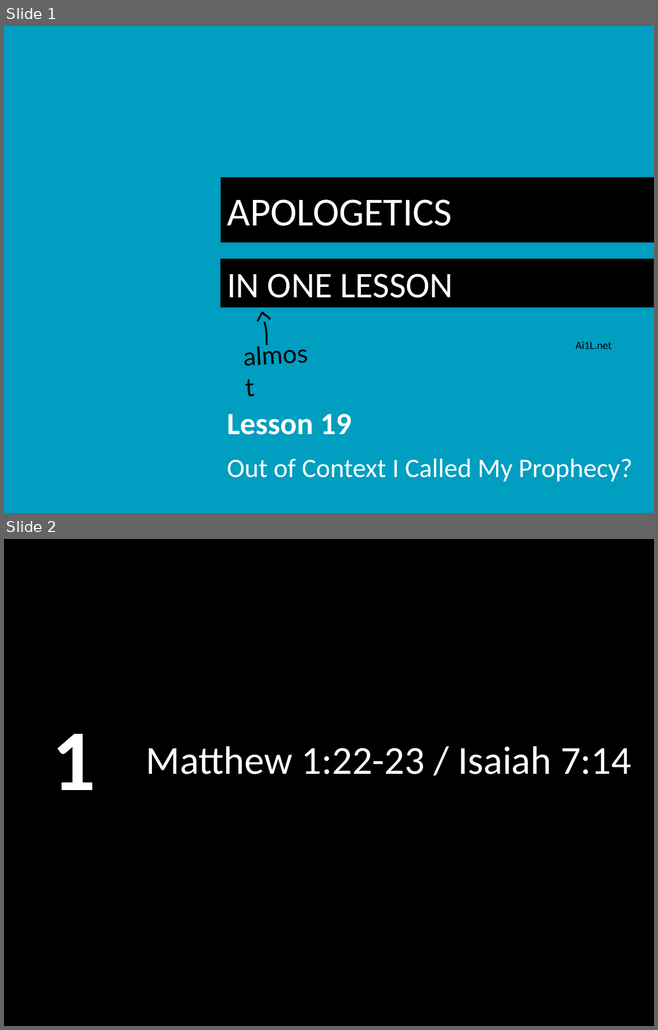
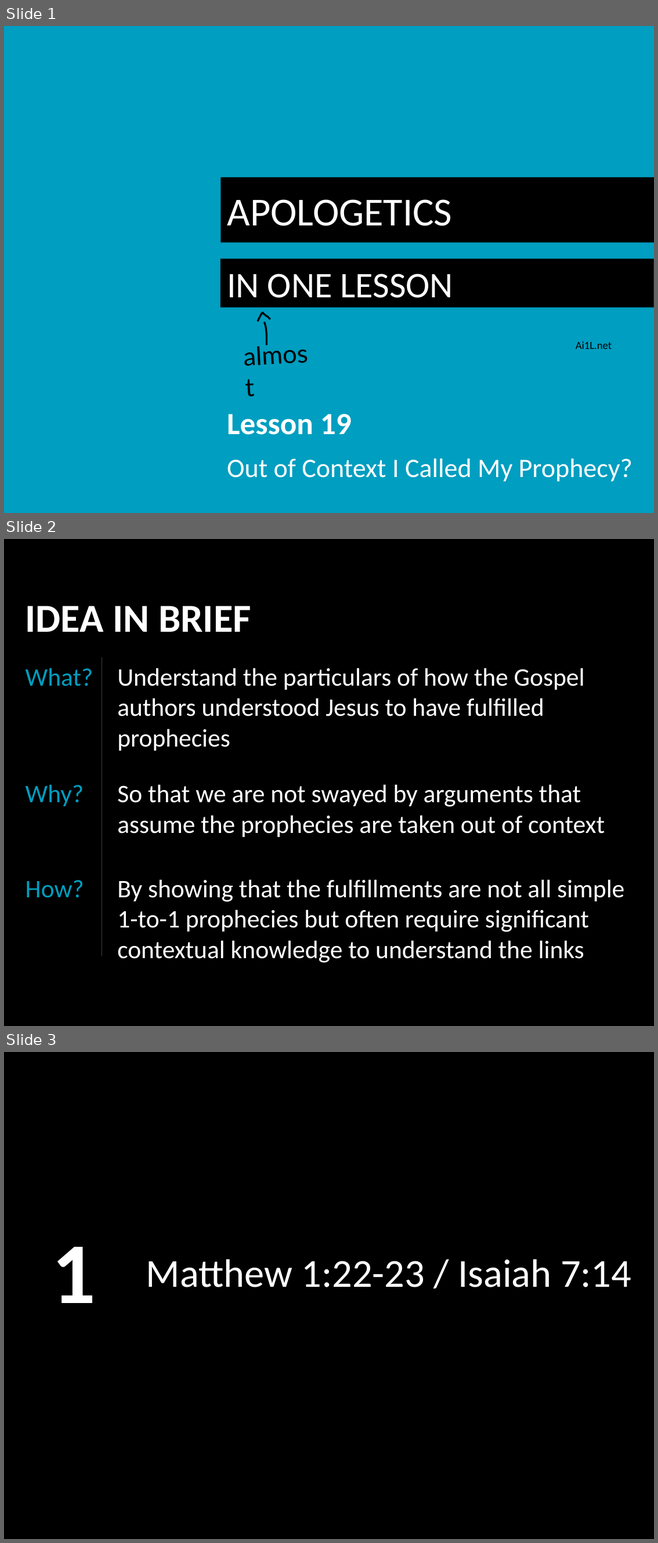
Before and after one commit to LukeMurphey/Ai1L, a slide deck: companion-website/public/files/19. Out of Context I Called My Prophecy.pptx. Shown one above the other, each under a label of ours: slides 1 and 2 before the commit, slides 1, 2 and 3 after it. The pictures are 658x1030 and 658x1543 pixels, drawn with LibreOffice and Linux fonts; fonts in the diff are those of the drawing. Boxes give left, top, right and bottom in pixels: in the first picture for what was removed or moved away, otherwise in the second. Text is boxed around its words. In the diff, an @@ line names an element or a change of style, - is before the commit and + after.

Commit message:
Updating the slides

```diff
--- a/companion-website/public/files/19. Out of Context I Called My Prophecy.pptx
+++ b/companion-website/public/files/19. Out of Context I Called My Prophecy.pptx
@@ slide 2 added at (x1=4, y1=539, x2=654, y2=1026), background #000000 @@
@@ text added at (x1=25, y1=606, x2=251, y2=632), 44 pt, text #FFFFFF, bold @@
+IDEA IN BRIEF
@@ line added from (101, 658) to (101, 956), #404040 0.75 pt @@
@@ text added at (x1=25, y1=668, x2=93, y2=686), 28 pt, text #009EC0 @@
+What?
@@ text added at (x1=117, y1=668, x2=585, y2=751), 28 pt, text #FFFFFF @@
+Understand the particulars of how the Gospel authors understood Jesus to have fulfilled prophecies
@@ text added at (x1=25, y1=784, x2=84, y2=806), 28 pt, text #009EC0 @@
+Why?
@@ text added at (x1=117, y1=784, x2=604, y2=837), 28 pt, text #FFFFFF @@
+So that we are not swayed by arguments that assume the prophecies are taken out of context
@@ text added at (x1=25, y1=880, x2=84, y2=898), 28 pt, text #009EC0 @@
+How?
@@ text added at (x1=117, y1=879, x2=624, y2=963), 28 pt, text #FFFFFF @@
+By showing that the fulfillments are not all simple 1-to-1 prophecies but often require significant contextual knowledge to understand the links
@@ what was slide 2 is now slide 3 @@
```
Also in this commit, not shown: 4 other slides added.
